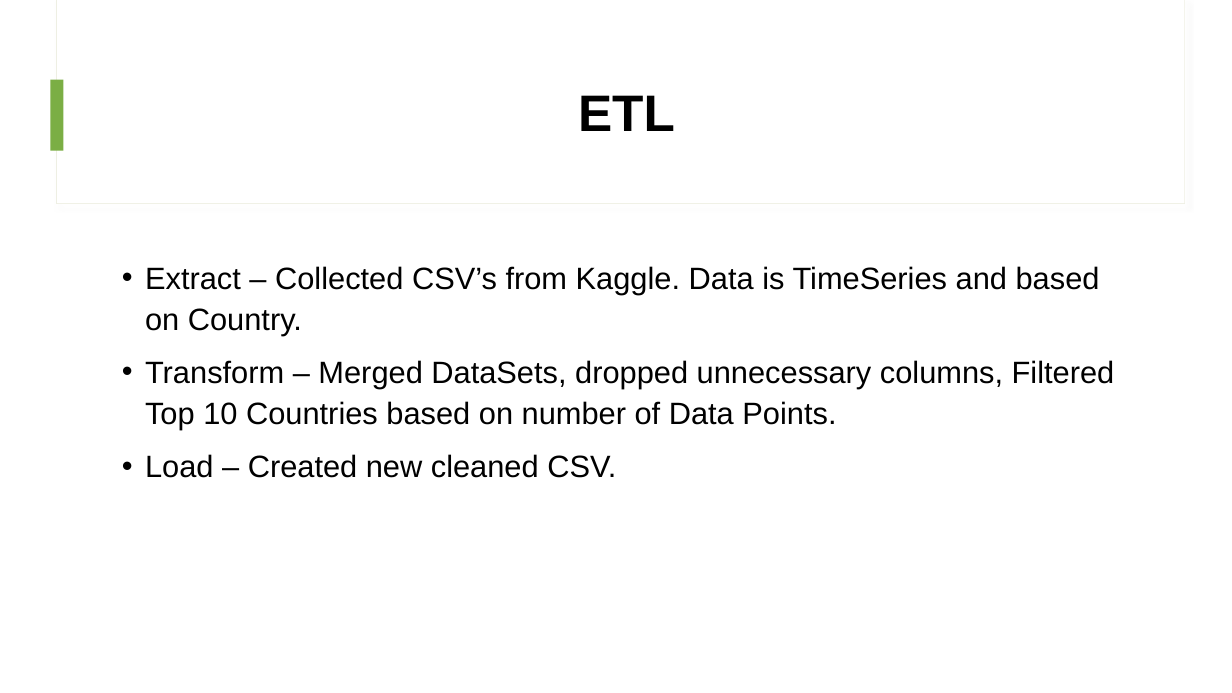
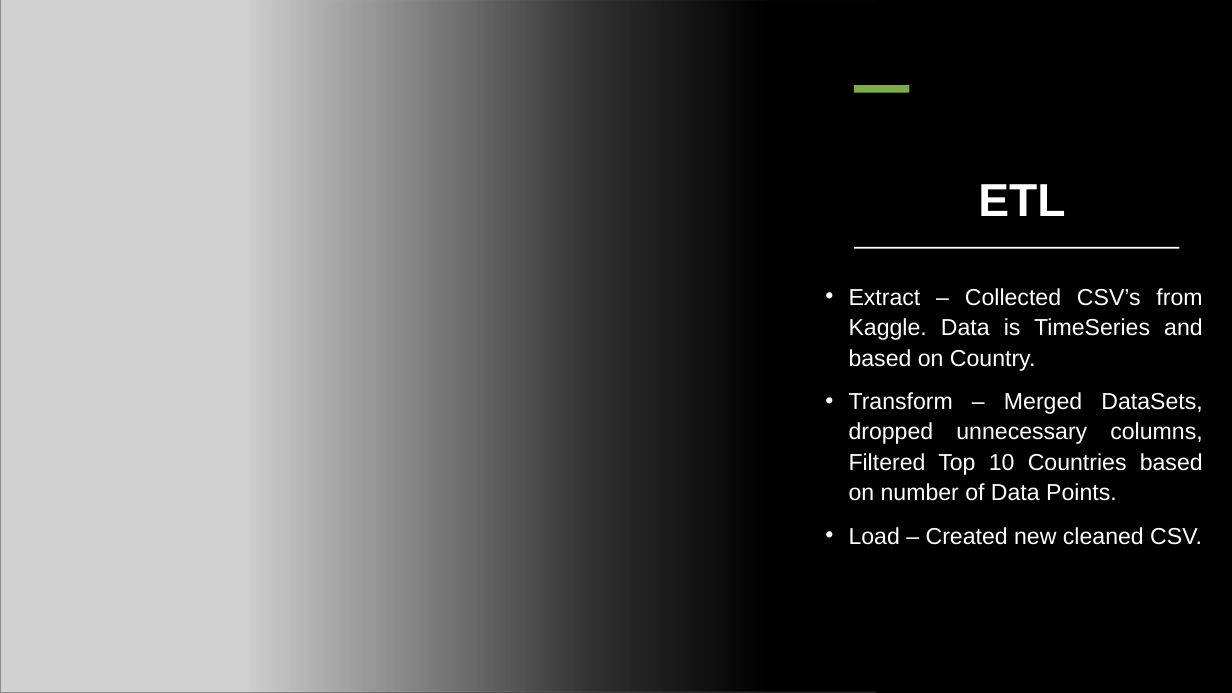
Before and after one commit to jeffbednar/Final_Project, a slide deck: slide 3 of Final_Project.pptx. Drawn at 1232x693 pixels with LibreOffice and Linux fonts; fonts in the diff are those of the drawing; grey boxes stand for pictures. Boxes give left, top, right and bottom in pixels: in the first picture for what was removed or moved away, otherwise in the second. Text is boxed around its words. In the diff, an @@ line names an element or a change of style, - is before the commit and + after.

```diff
--- a/Final_Project.pptx
+++ b/Final_Project.pptx
@@ background #FFFFFF to #000000 @@
@@ rectangle added at [0,0,1232,693], fill #000000 @@
@@ picture added at [0,0,876,693] @@
@@ rectangle at [56,0,1185,204]: fill #FFFFFF to #000000; outline #EEEFE3 0.75 pt to #FEFEFE 0.75 pt; shadow changed @@
@@ rectangle at [57,0,1185,203]: fill #FFFFFF to #000000 @@
@@ rectangle added at [246,0,1232,693], fill gradient #000000 @@
@@ rectangle removed at [51,79,64,151] @@
@@ rectangle added at [854,85,909,92], fill #7BAE44 @@
@@ title "ETL": place and size @@
-title "ETL" at [578,95,675,131]
+title "ETL" at [978,184,1065,216]
@@ title "ETL" at [978,184,1065,216]: size 40 to 36 pt, text colour #000000 to #FFFFFF; vertical alignment middle to bottom @@
@@ rectangle added at [854,247,1179,249], fill #FFFFFF @@
@@ text "Extract – Collected CSV’s from ...": place and size @@
-text "Extract – Collected CSV’s from ..." at [145,266,1115,478]
+text "Extract – Collected CSV’s from ..." at [849,288,1203,545]
@@ text "Extract – Collected CSV’s from ..." at [849,288,1203,545]: size 24 to 18 pt, text colour #000000 to #FFFFFF; alignment left to justified @@
```
Also in this commit, not shown: 3 other slides changed.
